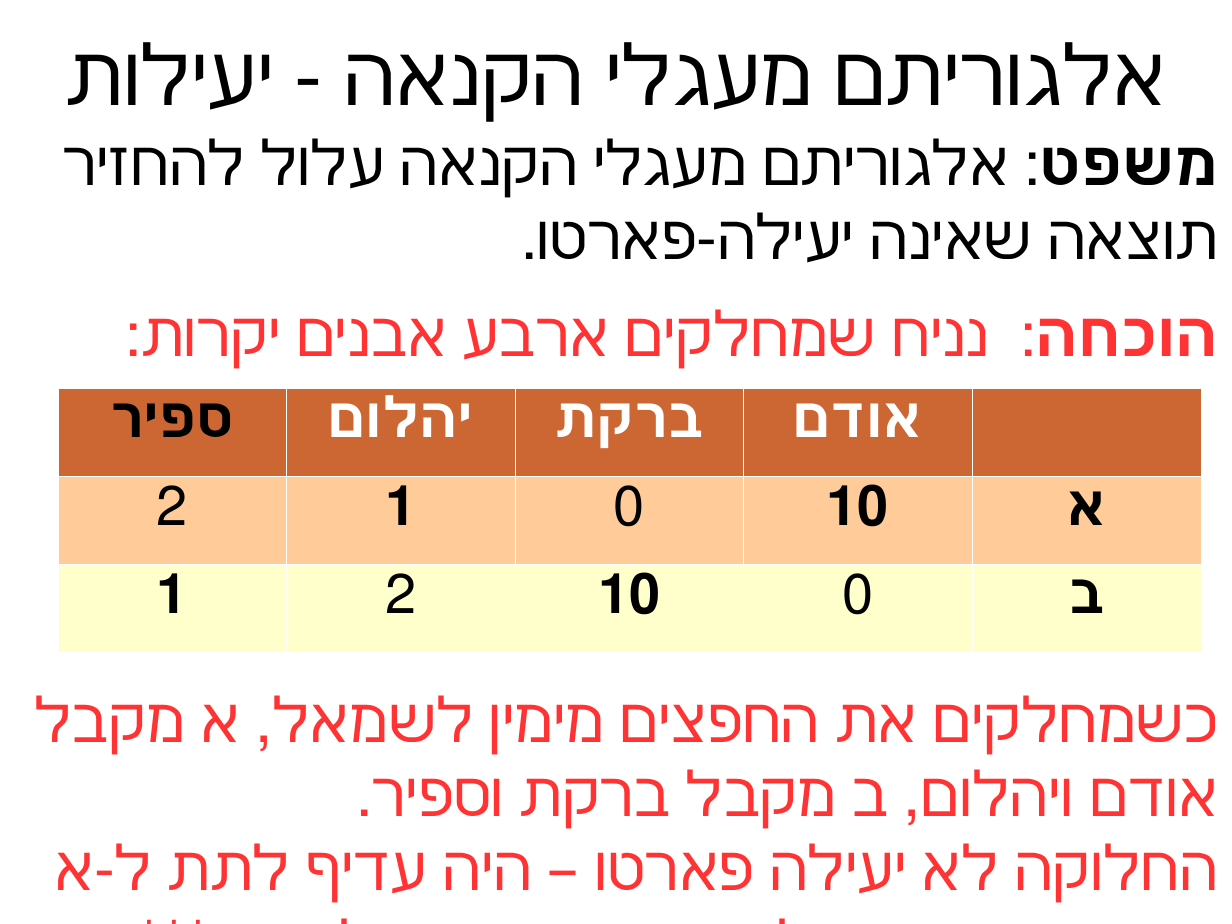
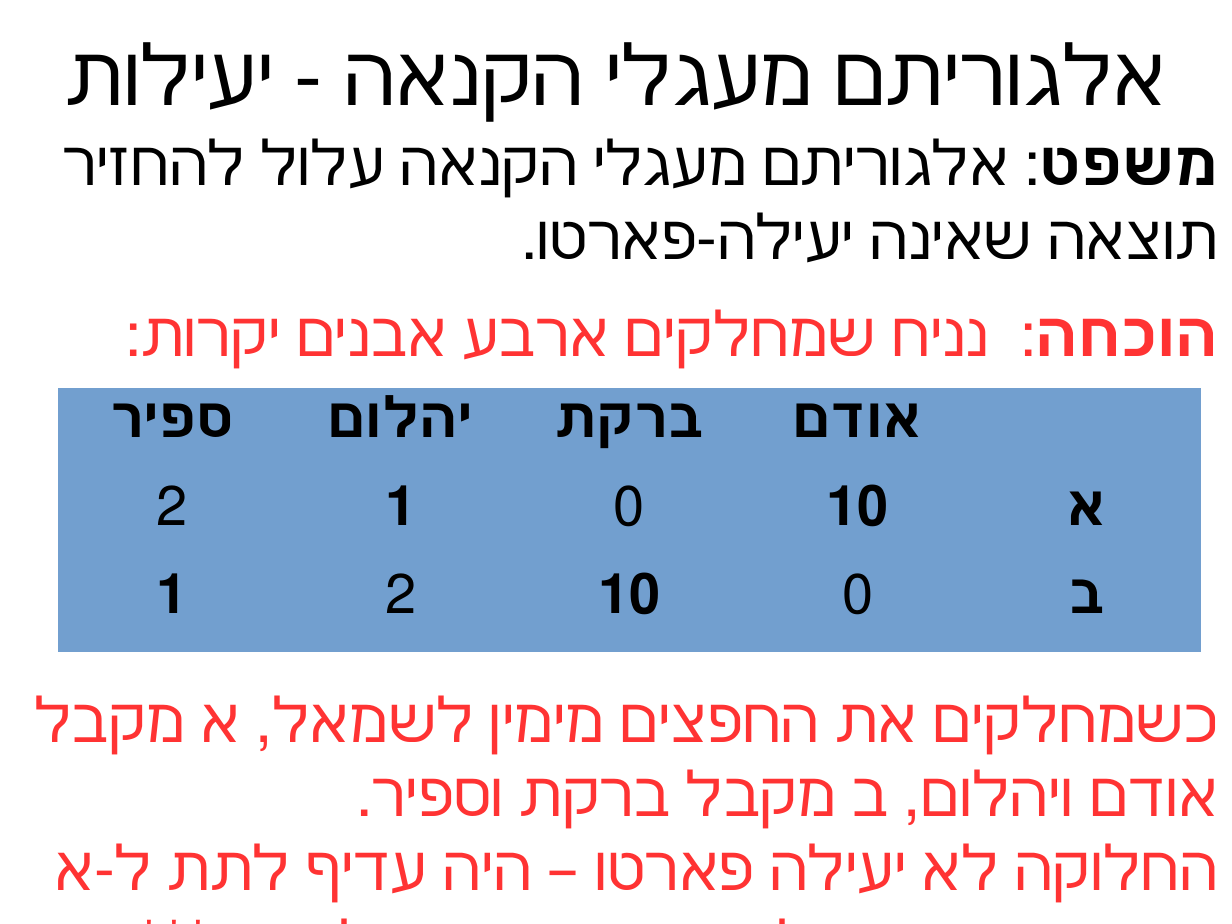
Before and after one commit to erelsgl-at-ariel/algorithms-5780, a slide deck: slide 10 of 04-item-allocation/slides-1-approximate-fairness.odp. Drawn at 1232x924 pixels with LibreOffice and Linux fonts; fonts in the diff are those of the drawing. Boxes give left, top, right and bottom in pixels: in the first picture for what was removed or moved away, otherwise in the second. Text is boxed around its words. In the diff, an @@ line names an element or a change of style, - is before the commit and + after.

```diff
--- a/04-item-allocation/slides-1-approximate-fairness.odp
+++ b/04-item-allocation/slides-1-approximate-fairness.odp
@@ table at <box>58,388,1204,652</box> @@
@@ fill #CC6633 to #729FCF in row 1 @@
@@ fill #FFCC99 to #729FCF in row 2 @@
@@ fill #FFFFCC to #729FCF in row 3 @@
@@ text colour #FFFFFF to #000000 in "יהלום", "ברקת", "אודם" @@
@@ borders changed @@
```
Also in this commit, not shown: 6 other slides changed, 1 slide added, 4 other files.
